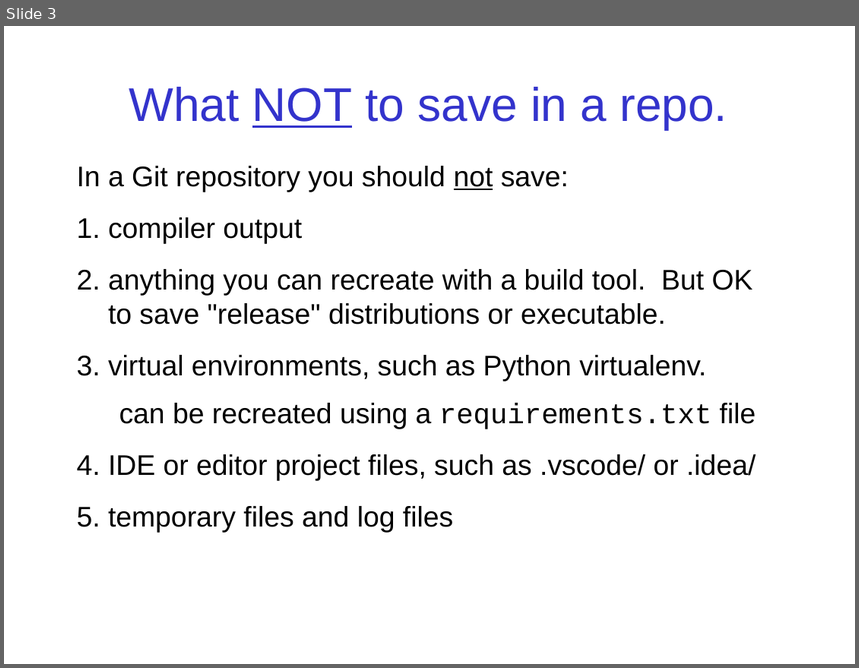
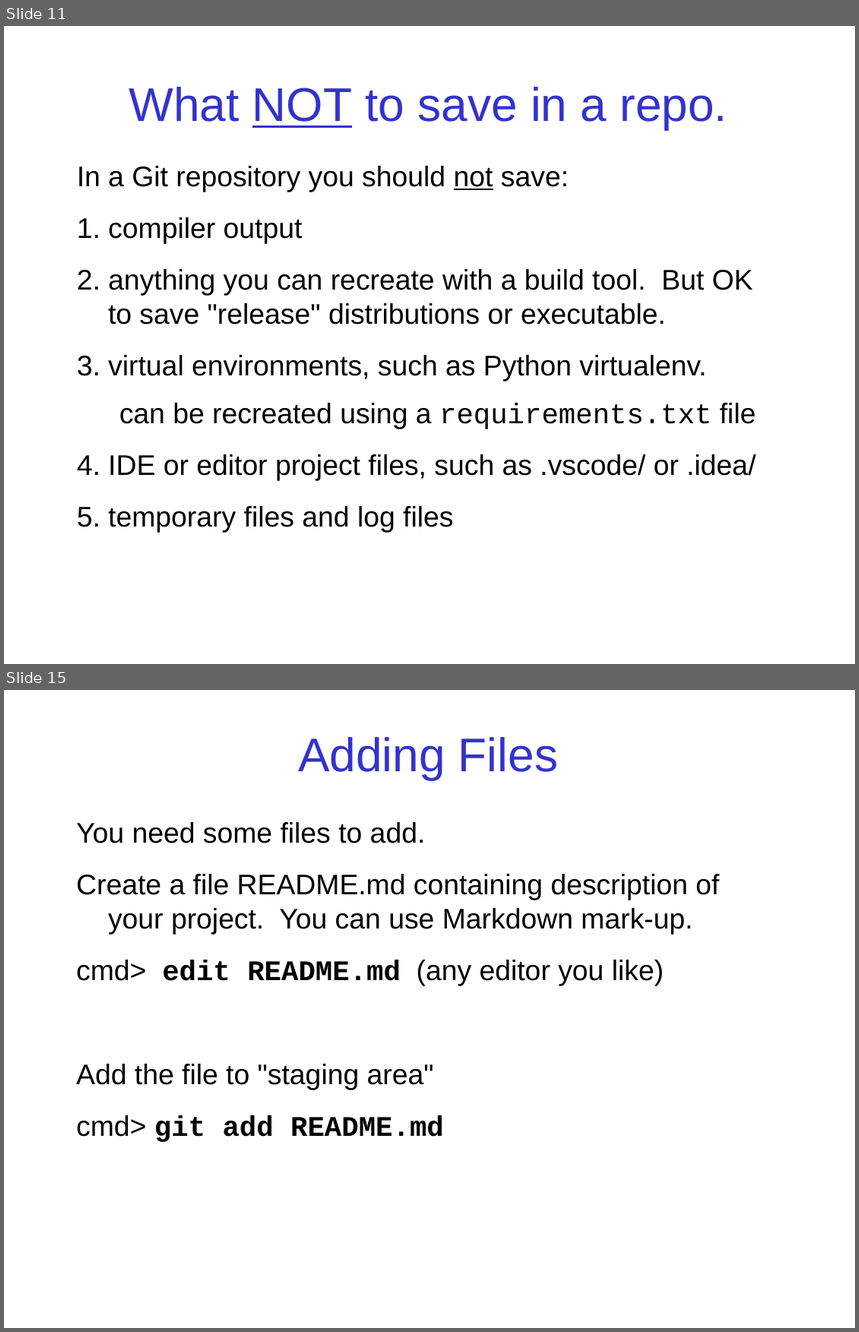
Before and after one commit to skeoop/skeoop.github.io, a slide deck: git/Git-Basics.ppt. Shown one above the other, each under a label of ours: slide 3 before the commit, slides 11 and 15 after it; the slides between them are not shown. The pictures are 859x668 and 859x1332 pixels, drawn with LibreOffice and Linux fonts; fonts in the diff are those of the drawing. Boxes give left, top, right and bottom in pixels: in the first picture for what was removed or moved away, otherwise in the second. Text is boxed around its words. In the diff, an @@ line names an element or a change of style, - is before the commit and + after.

```diff
--- a/git/Git-Basics.ppt
+++ b/git/Git-Basics.ppt
@@ slide 15 added at <box>4,690,855,1328</box>, background #FFFFFF @@
@@ title added at <box>298,737,558,780</box>, 40 pt, text #3333CC @@
+Adding Files
@@ text added at <box>76,822,719,1142</box>, 24 pt, text #000000 @@
+You need some files to add.
+Create a file README.md containing description of your project. You can use Markdown mark-up.
+cmd> edit README.md (any editor you like)
+Add the file to "staging area"
+cmd> git add README.md
@@ what was slide 3 is now slide 11 @@
```
Also in this commit, not shown: 2 slides changed, 19 other slides added, 4 other files.
